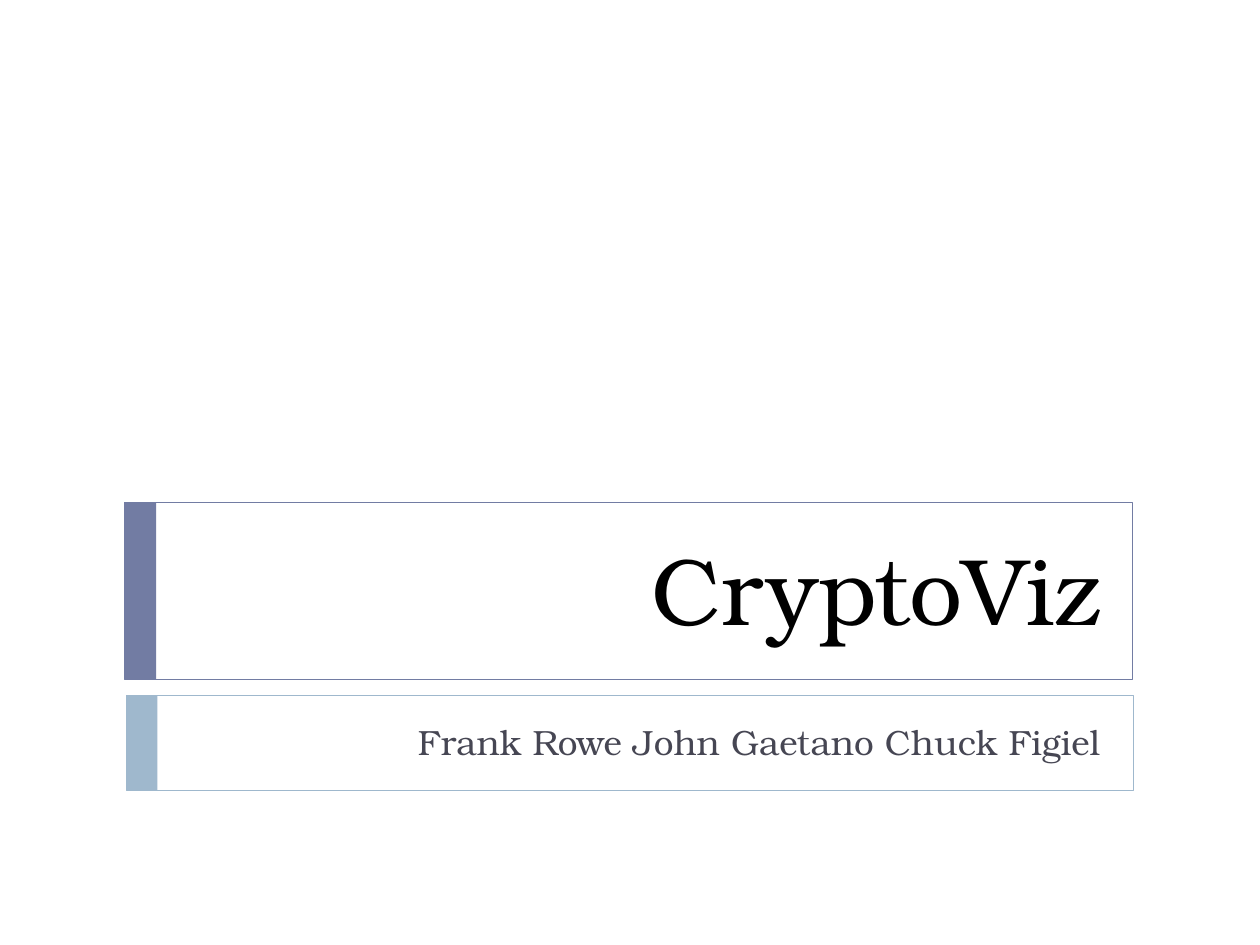
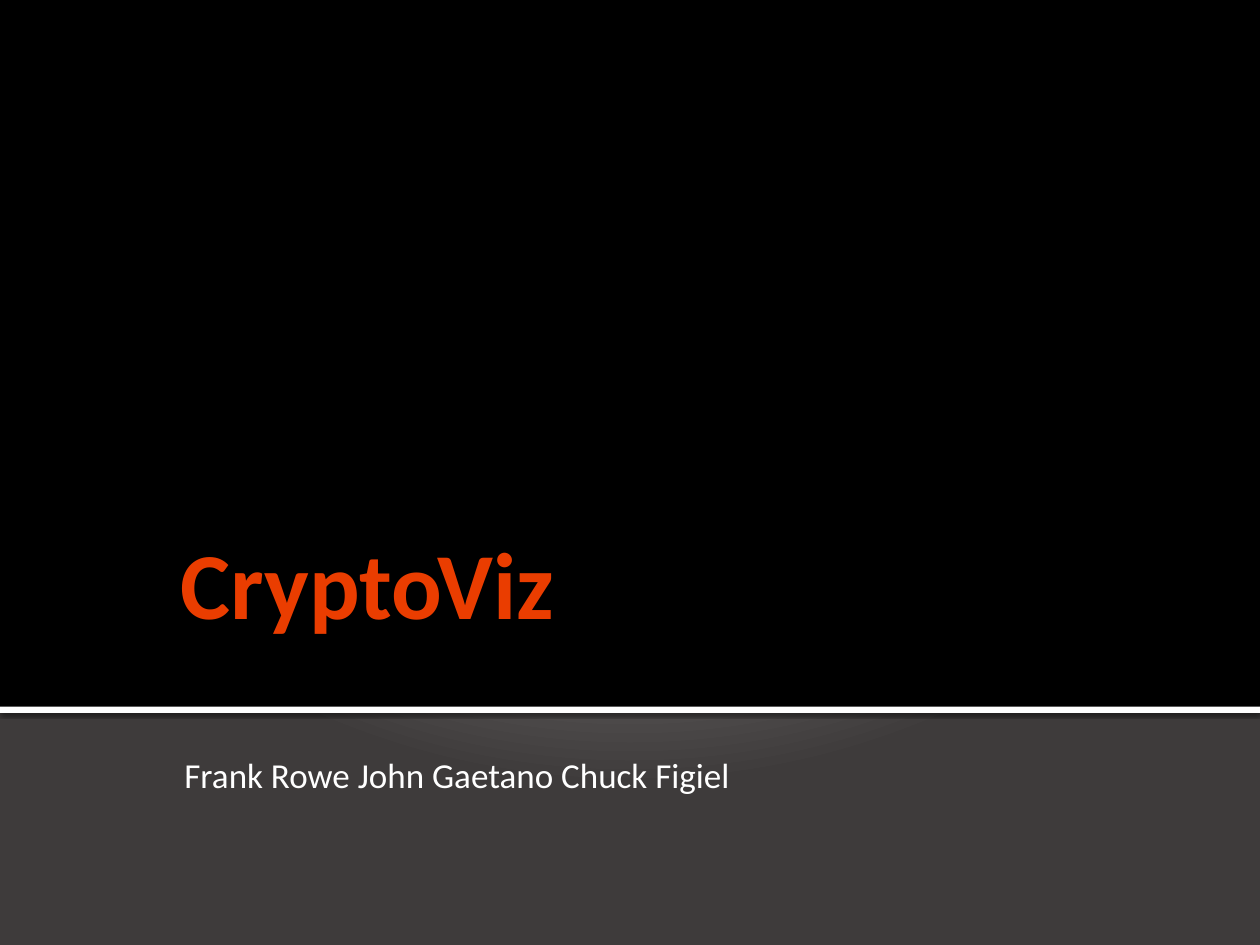
Before and after one commit to ikram1996/cryptoviz, a slide deck: slide 1 of docs/CryptoViz.pptx. Drawn at 1260x945 pixels with LibreOffice and Linux fonts; fonts in the diff are those of the drawing. Boxes give left, top, right and bottom in pixels: in the first picture for what was removed or moved away, otherwise in the second. Text is boxed around its words. In the diff, an @@ line names an element or a change of style, - is before the commit and + after.

Commit message:
pp

```diff
--- a/docs/CryptoViz.pptx
+++ b/docs/CryptoViz.pptx
@@ background #FFFFFF to gradient #CBC8C8 to #C9C6C6 to #3E3B3B @@
@@ rectangle added at (0, 0, 1260, 708), fill #000000 @@
@@ rectangle removed at (125, 503, 1133, 679) @@
@@ rectangle removed at (125, 503, 156, 679) @@
@@ title "CryptoViz" at (181, 552, 554, 634): font TeX Gyre Bonum to Calibri, text colour #000000 to #EA3D00, bold on; alignment right to left @@
@@ rectangle: place and size @@
-rectangle at (126, 696, 1134, 790)
+rectangle at (0, 707, 1260, 713)
@@ rectangle at (0, 707, 1260, 713): fill none to #FFFFFF; outline #9FB8CD 0.5 pt to none; shadow on @@
@@ rectangle removed at (126, 696, 158, 790) @@
@@ subtitle "Frank Rowe John Gaetano Chuck ..." at (184, 763, 729, 794): font TeX Gyre Bonum to Calibri, text colour #464653 to #FFFFFF; alignment right to left; less space between paragraphs; vertical alignment top to bottom @@
```
Also in this commit, not shown: 3 other slides changed, 1 slide added.
